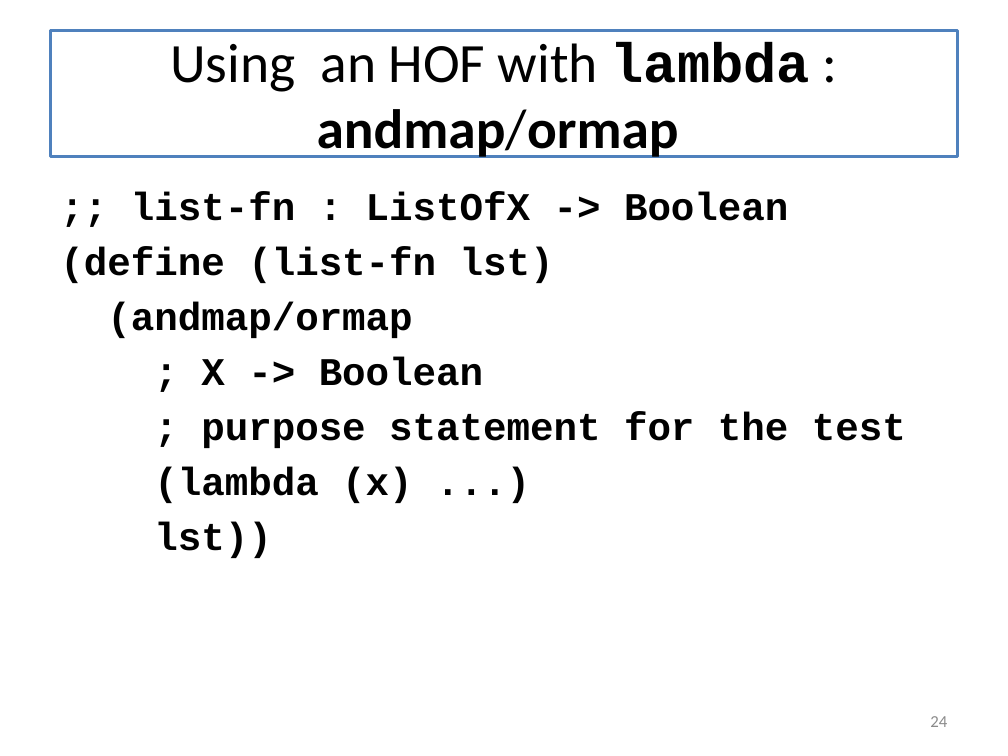
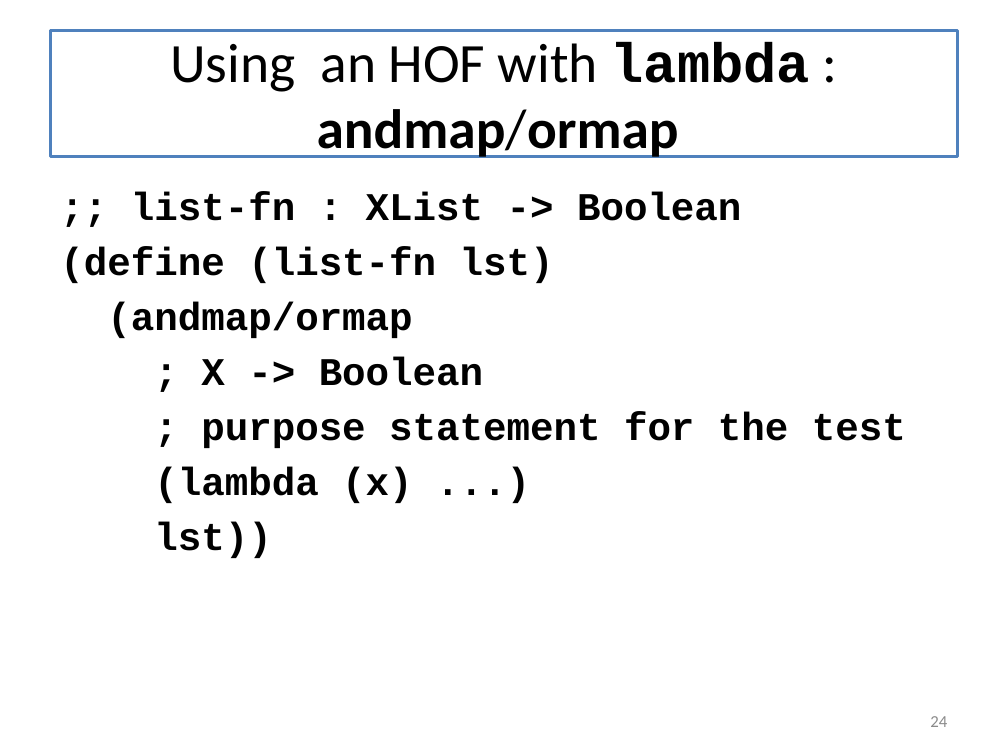
Before and after one commit to mwand/cs5010f17, a slide deck: slide 24 of Slides/Lesson 6.5 Rewriting Your Function Using Map and Foldr.pptx. Drawn at 1008x756 pixels with LibreOffice and Linux fonts; fonts in the diff are those of the drawing. Boxes give left, top, right and bottom in pixels: in the first picture for what was removed or moved away, otherwise in the second. Text is boxed around its words. In the diff, an @@ line names an element or a change of style, - is before the commit and + after.

```diff
--- a/Slides/Lesson 6.5 Rewriting Your Function Using Map and Foldr.pptx
+++ b/Slides/Lesson 6.5 Rewriting Your Function Using Map and Foldr.pptx
@@ text at box(131, 192, 741, 221): text changed @@
-;; list-fn : ListOfX -> Boolean
+;; list-fn : XList -> Boolean
```
Also in this commit, not shown: 20 other slides changed, 8 other files.
